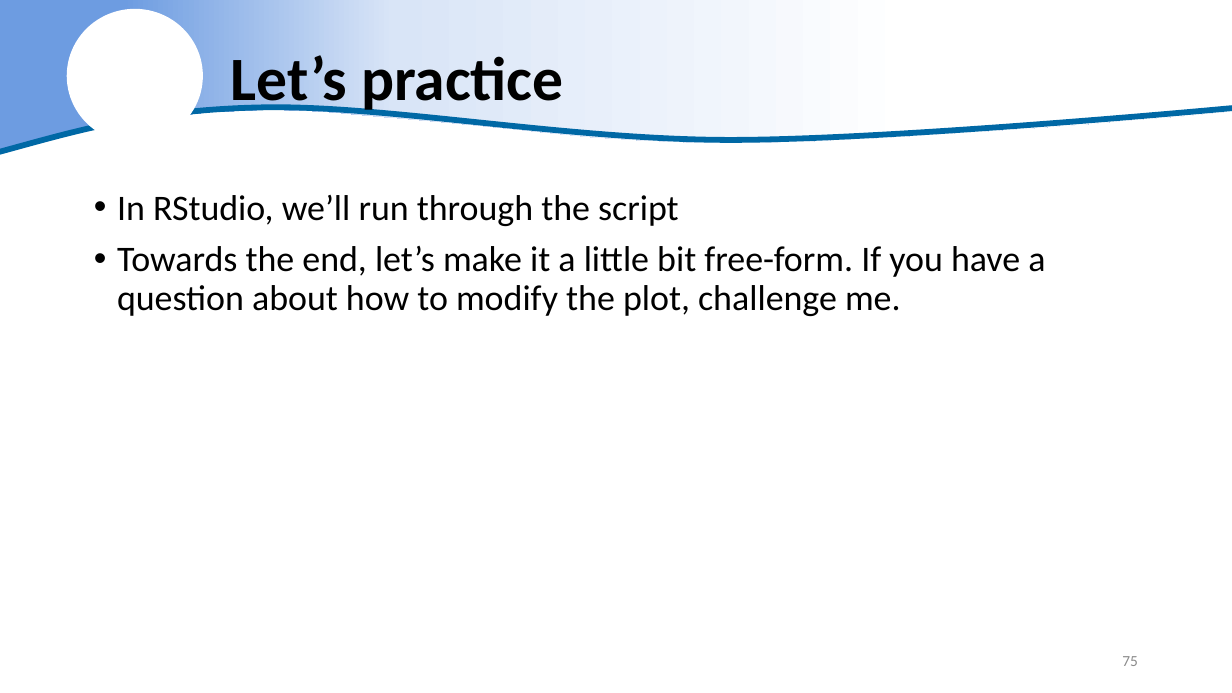
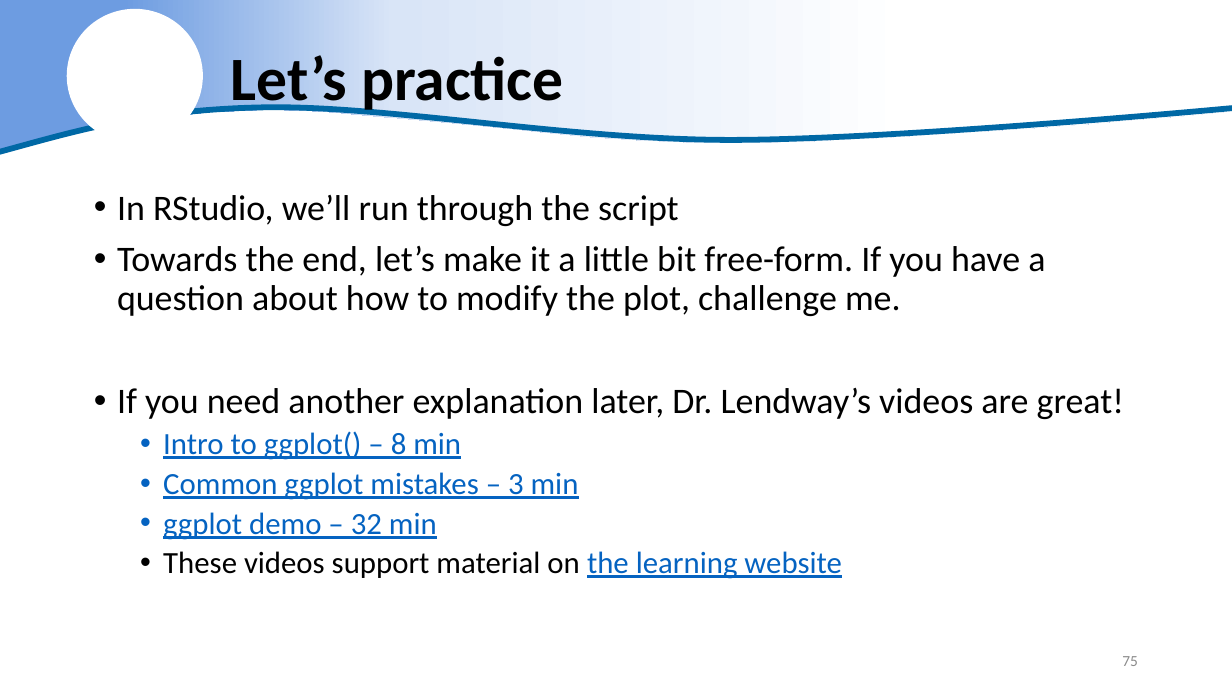
Before and after one commit to justinpriest/R_Intro_ADFG, a slide deck: slide 75 of The Basics of R.pptx. Drawn at 1232x693 pixels with LibreOffice and Linux fonts; fonts in the diff are those of the drawing; background and template pictures are left out. Boxes give left, top, right and bottom in pixels: in the first picture for what was removed or moved away, otherwise in the second. Text is boxed around its words. In the diff, an @@ line names an element or a change of style, - is before the commit and + after.

Commit message:
updated ggplot tutorial

```diff
--- a/The Basics of R.pptx
+++ b/The Basics of R.pptx
@@ text at <box>117,387,1124,579</box>: paragraphs added @@
+• If you need another explanation later, Dr. Lendway’s videos are great!
+  • Intro to ggplot() – 8 min
+  • Common ggplot mistakes – 3 min
+  • ggplot demo – 32 min
+  • These videos support material on the learning website
```
Also in this commit, not shown: 1 other slide changed, 3 other files.
